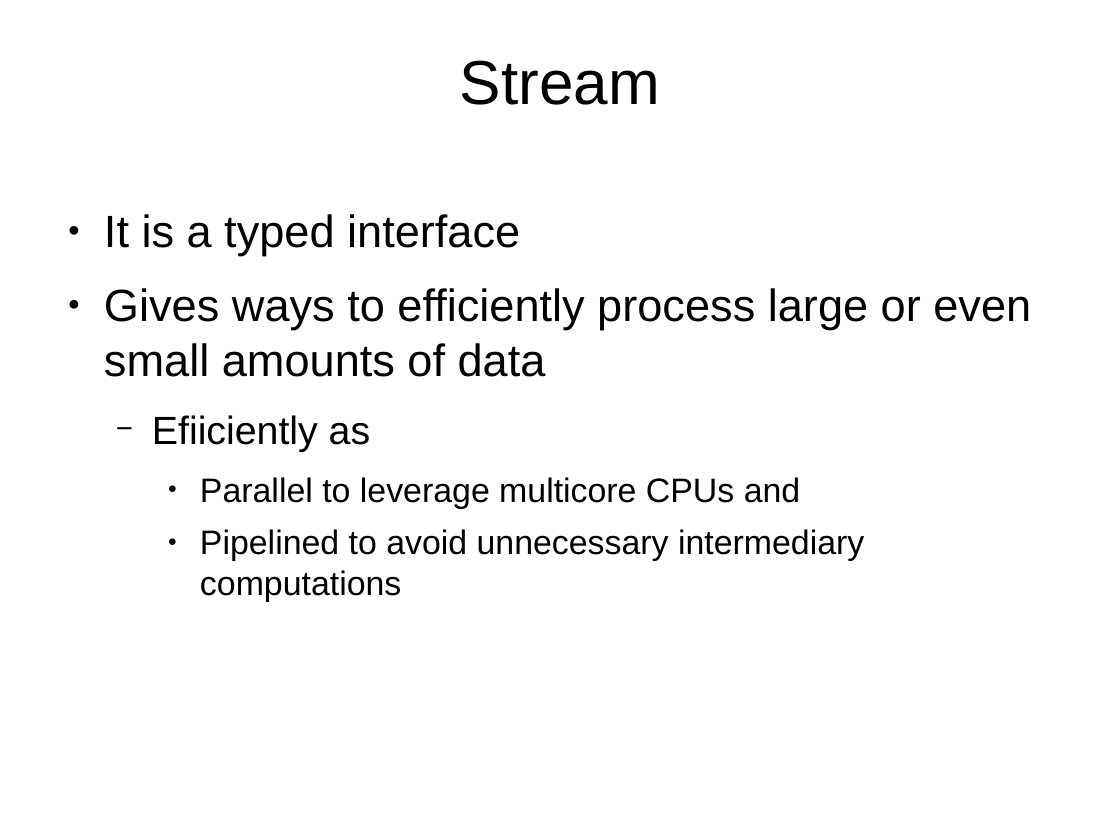
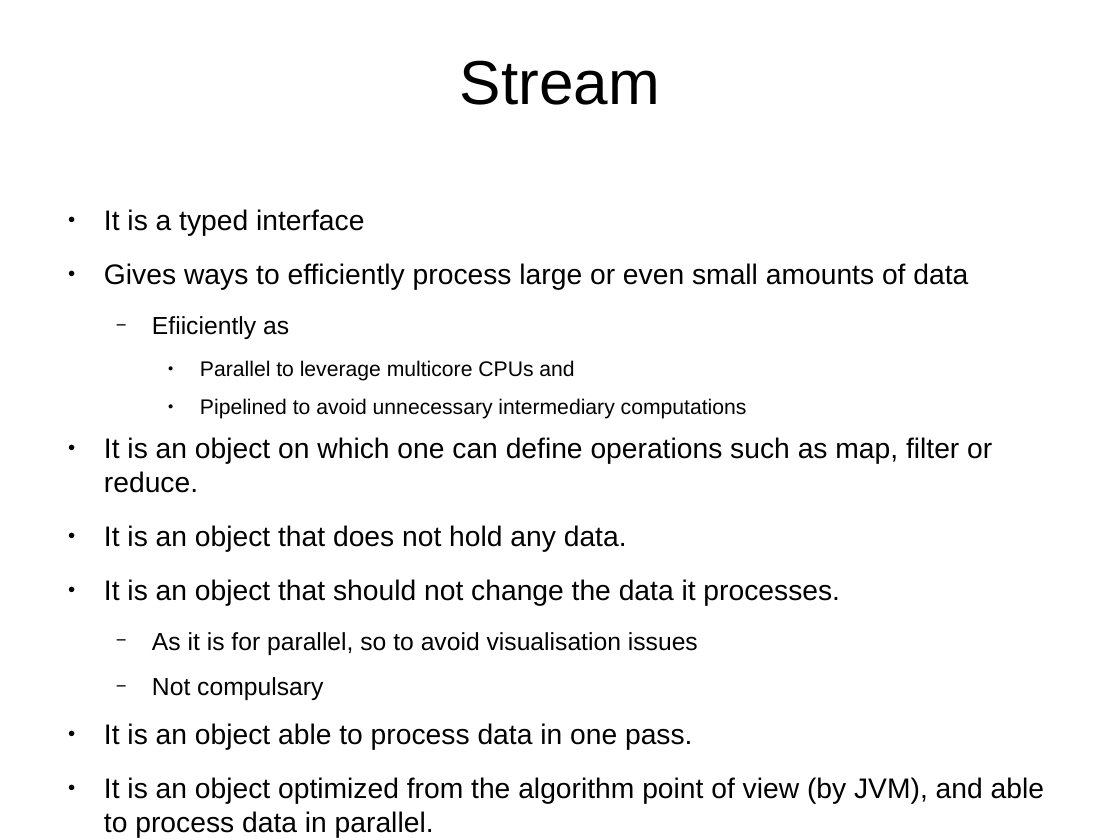
Before and after one commit to shikha-desai/Internship_PreWork, a slide deck: slide 82 of Java/Java_Notes.odp. Drawn at 1120x840 pixels with LibreOffice and Linux fonts; fonts in the diff are those of the drawing; background and template pictures are left out. Boxes give left, top, right and bottom in pixels: in the first picture for what was removed or moved away, otherwise in the second. Text is boxed around its words. In the diff, an @@ line names an element or a change of style, - is before the commit and + after.

```diff
--- a/Java/Java_Notes.odp
+++ b/Java/Java_Notes.odp
@@ text at (x1=104, y1=209, x2=968, y2=419): size 32 to 20 pt in "It is a typed interface", "Gives ways to efficiently process large or ..."; size 27.9 to 17.4 pt in "Efiiciently as"; size 24 to 15 pt in "Parallel to leverage multicore CPUs and", "Pipelined to avoid unnecessary intermediary computations" @@
@@ text at (x1=104, y1=437, x2=1044, y2=838): paragraphs added @@
+● It is an object on which one can define operations such as map, filter or reduce.
+● It is an object that does not hold any data.
+● It is an object that should not change the data it processes.
+  − As it is for parallel, so to avoid visualisation issues
+  − Not compulsary
+● It is an object able to process data in one pass.
+● It is an object optimized from the algorithm point of view (by JVM), and able to process data in parallel.
```
Also in this commit, not shown: 2 other slides changed, 14 slides added, 1 other file.
